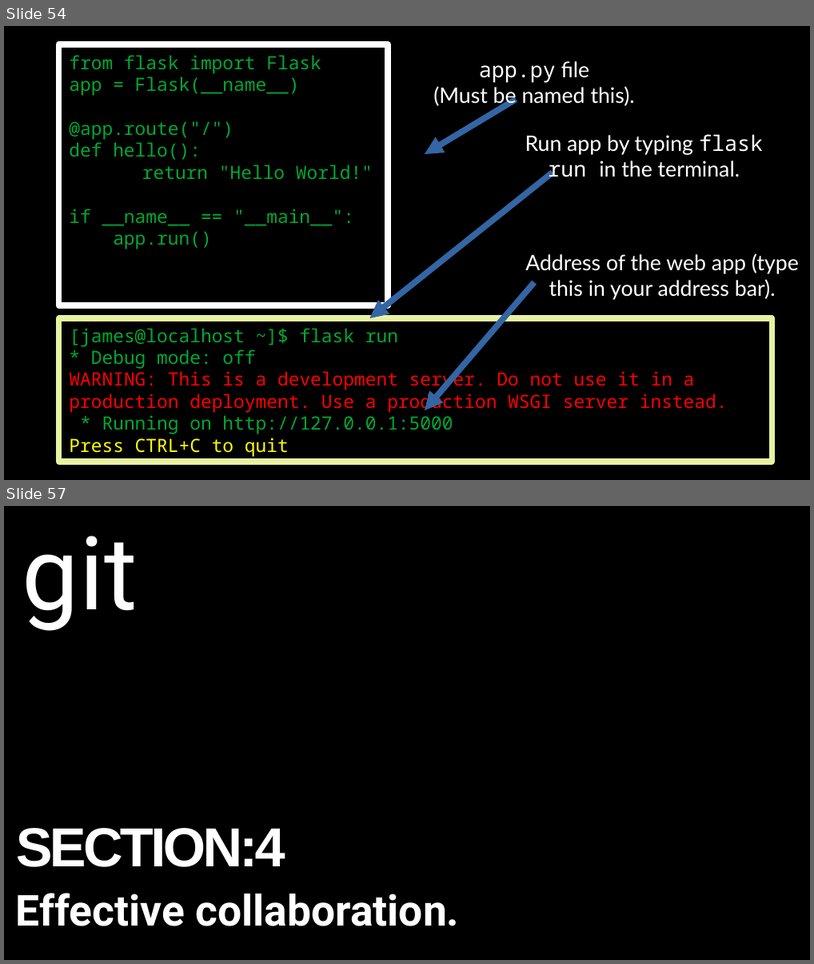
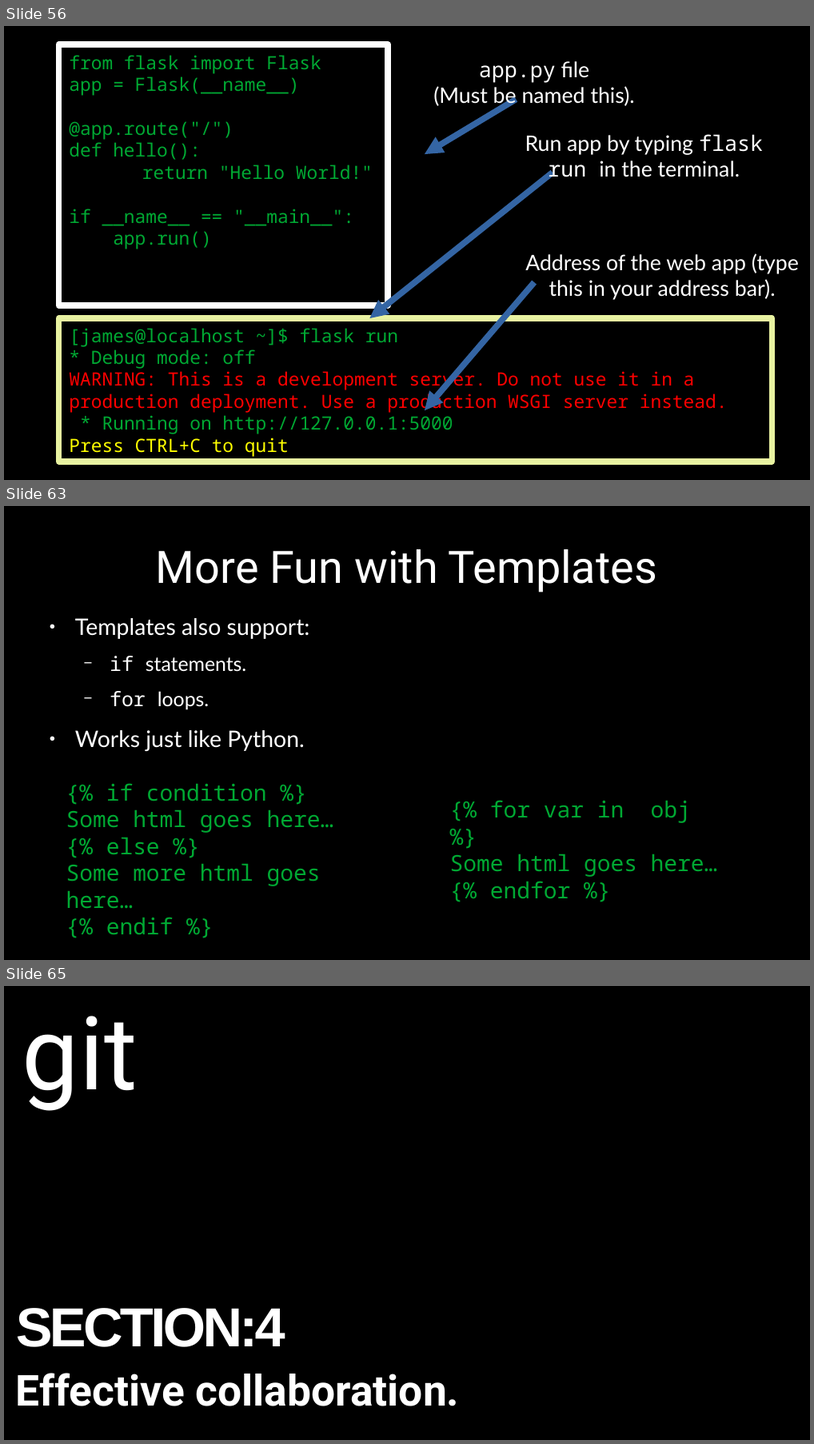
Before and after one commit to alexacallmebaka/htmlflasksql, a slide deck: slides/deck.odp. Shown one above the other, each under a label of ours: slides 54 and 57 before the commit, slides 56, 63 and 65 after it; the slides between them are not shown. The pictures are 814x964 and 814x1444 pixels, drawn with LibreOffice and Linux fonts; fonts in the diff are those of the drawing. Boxes give left, top, right and bottom in pixels: in the first picture for what was removed or moved away, otherwise in the second. Text is boxed around its words. In the diff, an @@ line names an element or a change of style, - is before the commit and + after.

```diff
--- a/slides/deck.odp
+++ b/slides/deck.odp
@@ slide 63 added at bbox=[4, 506, 810, 960], background #000000 @@
@@ title added at bbox=[156, 549, 658, 592], 44 pt, text #FFFFFF @@
+More Fun with Templates
@@ text added at bbox=[75, 618, 310, 751], 22.4 pt, text #FFFFFF @@
+● Templates also support:
+  − if statements.
+  − for loops.
+● Works just like Python.
@@ text added at bbox=[66, 783, 334, 935], 22 pt, text #00A933 @@
+{% if condition %}
+Some html goes here…
+{% else %}
+Some more html goes here…
+{% endif %}
@@ text added at bbox=[450, 800, 718, 899], 22 pt, text #00A933 @@
+{% for var in obj %}
+Some html goes here…
+{% endfor %}
@@ what was slide 54 is now slide 56 @@
@@ what was slide 57 is now slide 65 @@
```
Also in this commit, not shown: 3 slides changed, 13 other slides added, 2 slides removed.
